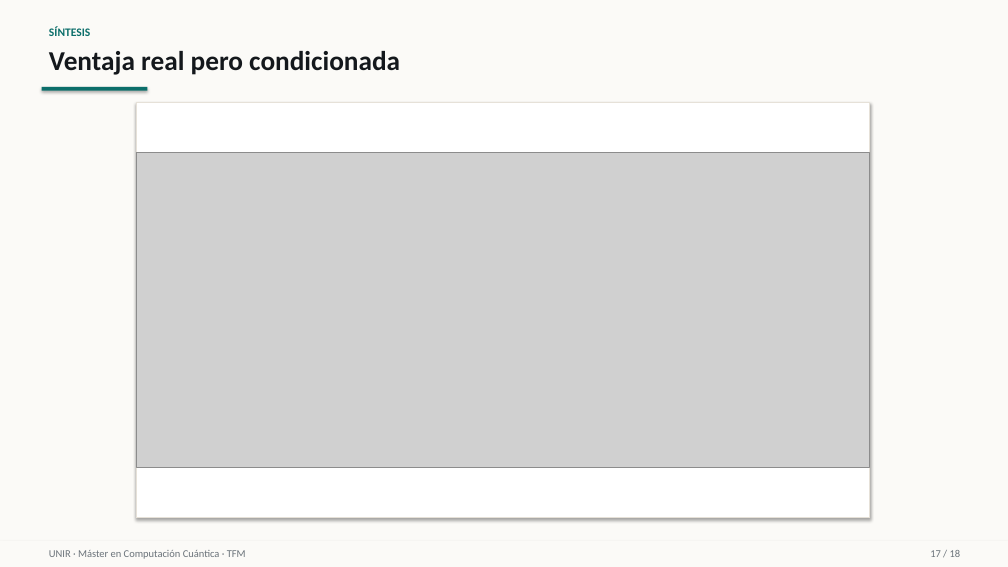
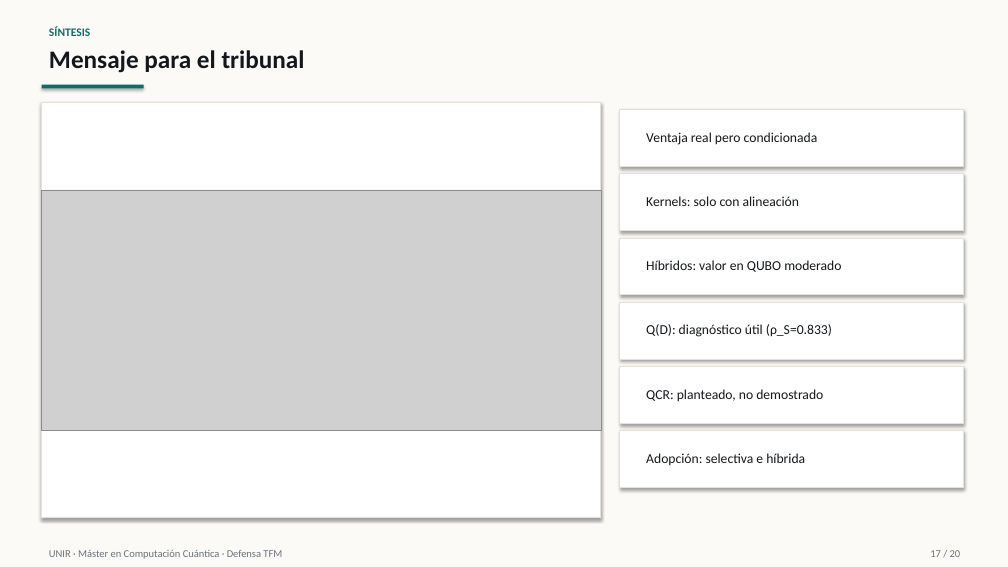
Before and after one commit to juandapradam12/OldUNIR-MasterQC-QuantumAdvantageInDataScienceOld, a slide deck: slide 17 of Entregas/Defensa/Defensa_TFM_QuantumAdvantage.pptx. Drawn at 1008x567 pixels with LibreOffice and Linux fonts; fonts in the diff are those of the drawing; grey boxes stand for pictures. Boxes give left, top, right and bottom in pixels: in the first picture for what was removed or moved away, otherwise in the second. Text is boxed around its words. In the diff, an @@ line names an element or a change of style, - is before the commit and + after.

```diff
--- a/Entregas/Defensa/Defensa_TFM_QuantumAdvantage.pptx
+++ b/Entregas/Defensa/Defensa_TFM_QuantumAdvantage.pptx
@@ text at bbox=[49, 50, 305, 73]: text changed; size 26 to 24 pt @@
-Ventaja real pero condicionada
+Mensaje para el tribunal
@@ rectangle: place and size @@
-rectangle at bbox=[136, 102, 870, 518]
+rectangle at bbox=[42, 102, 601, 518]
@@ rectangle: place and size @@
-rectangle at bbox=[0, 541, 1008, 567]
+rectangle at bbox=[620, 110, 964, 166]
@@ rectangle at bbox=[620, 110, 964, 166]: fill #FBFAF7 to #FFFFFF; outline none to #E6E1D8 1 pt @@
@@ text added at bbox=[646, 132, 818, 145], 13 pt, text #14181C @@
+Ventaja real pero condicionada
@@ rectangle added at bbox=[620, 174, 964, 231], fill #FFFFFF, outline #E6E1D8 1 pt @@
@@ picture: place and size @@
-picture at bbox=[136, 153, 870, 467]
+picture at bbox=[42, 190, 601, 430]
@@ text added at bbox=[646, 196, 799, 206], 13 pt, text #14181C @@
+Kernels: solo con alineación
@@ rectangle added at bbox=[620, 238, 964, 295], fill #FFFFFF, outline #E6E1D8 1 pt @@
@@ text added at bbox=[646, 260, 841, 272], 13 pt, text #14181C @@
+Híbridos: valor en QUBO moderado
@@ rectangle added at bbox=[620, 302, 964, 359], fill #FFFFFF, outline #E6E1D8 1 pt @@
@@ text added at bbox=[646, 324, 832, 337], 13 pt, text #14181C @@
+Q(D): diagnóstico útil (ρ_S=0.833)
@@ rectangle added at bbox=[620, 367, 964, 423], fill #FFFFFF, outline #E6E1D8 1 pt @@
@@ text added at bbox=[646, 389, 823, 402], 13 pt, text #14181C @@
+QCR: planteado, no demostrado
@@ rectangle added at bbox=[620, 431, 964, 488], fill #FFFFFF, outline #E6E1D8 1 pt @@
@@ text added at bbox=[646, 453, 805, 465], 13 pt, text #14181C @@
+Adopción: selectiva e híbrida
@@ text at bbox=[49, 550, 282, 559]: text changed @@
-UNIR · Máster en Computación Cuántica · TFM
+UNIR · Máster en Computación Cuántica · Defensa TFM
```
Also in this commit, not shown: 11 other slides changed, 8 slides added, 6 slides removed, 1 other file.
